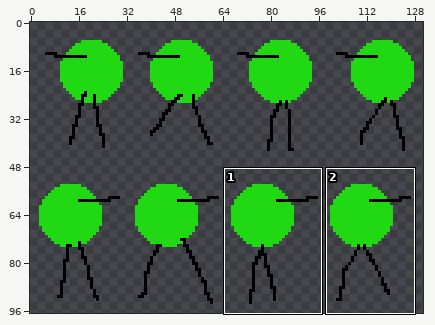
Sprite sheet, stored at assets/dude.png. The picture above shows the old version from afar; the outline marks the close-up.
Close-up. Before the commit:
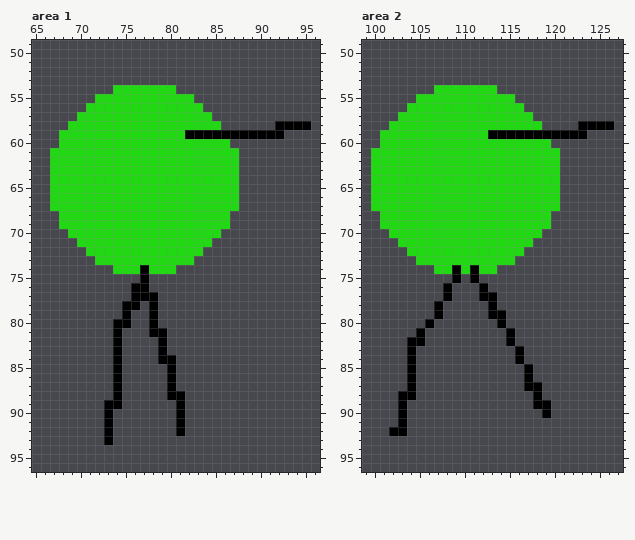
The file is 131x97 pixels. Shown: area 1: x 65..96, y 49..96; area 2: x 99..127, y 49..96. The commit also changed other parts of the picture, which this record leaves out.
The same view after the edit:
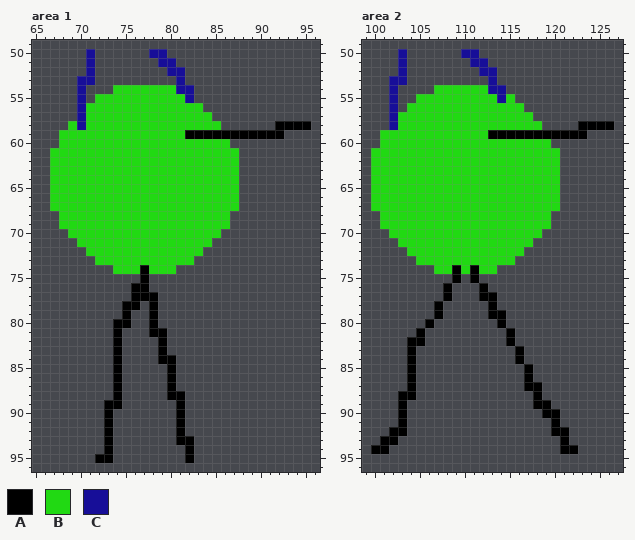
Palette (. is transparent): A #000000  B #21d913  C #170e98
Edits made:
Changed rows in their new state; - is an unchanged pixel.
Area 1:
first column x 70:
50 -C------CC---
51 -C-------CC--
52 -C--------CC-
53 CC---------C-
54 C----------CC
55 C-----------C
56 C------------
57 C------------
58 C------------
first column x 72:
93 ---------AA
94 -A--------A
95 AA--------A
Area 2:
first column x 102:
50 -C------CC---
51 -C-------CC--
52 -C--------CC-
53 CC---------C-
54 C----------CC
55 C-----------C
56 C------------
57 C------------
58 C------------
first column x 100:
90 --------------------A--
91 --------------------A--
92 --------------------AA-
93 -AA------------------A-
94 AA-------------------AA
Pixel boxes of the changes (left, top, right, bottom) in both close-ups:
changed: (77, 49, 95, 130)
changed: (149, 49, 194, 103)
added: (176, 436, 194, 463)
added: (95, 445, 113, 463)
changed: (389, 49, 407, 130)
changed: (461, 49, 506, 103)
added: (551, 409, 578, 454)
added: (371, 436, 398, 454)
